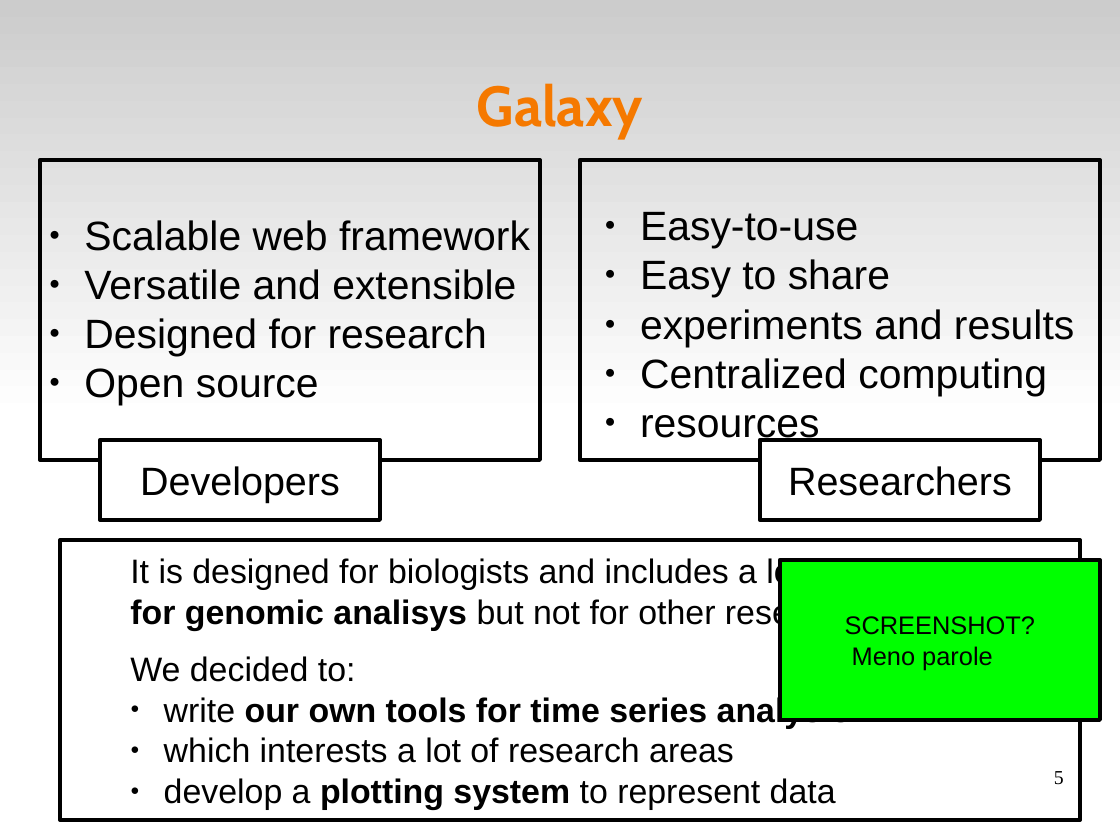
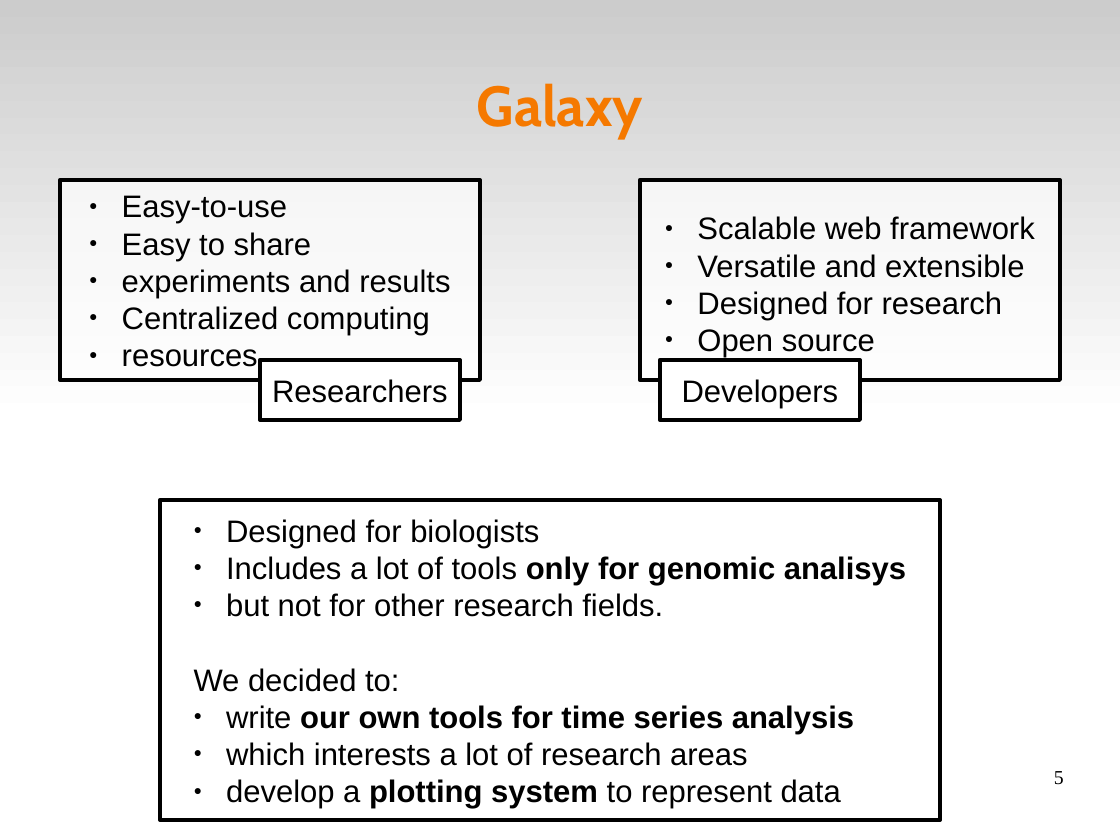
Before and after one commit to volpino/docs-EURAC, a slide deck: slide 5 of presentazione_svizzera.odp. Drawn at 1120x840 pixels with LibreOffice and Linux fonts; fonts in the diff are those of the drawing. Boxes give left, top, right and bottom in pixels: in the first picture for what was removed or moved away, otherwise in the second. Text is boxed around its words. In the diff, an @@ line names an element or a change of style, - is before the commit and + after.

Commit message:
little fixes and A0 format for poster

```diff
--- a/presentazione_svizzera.odp
+++ b/presentazione_svizzera.odp
@@ rectangle "Easy-to-use" at <box>60,180,480,380</box>: size 29 to 22 pt; fill none to #FFFFFF at 70% opacity @@
@@ rectangle "Easy-to-use": place and size @@
-rectangle "Easy-to-use" at <box>580,160,1101,459</box>
+rectangle "Easy-to-use" at <box>60,180,480,380</box>
@@ rectangle "Scalable web framework": place and size @@
-rectangle "Scalable web framework" at <box>40,160,540,459</box>
+rectangle "Scalable web framework" at <box>640,180,1060,380</box>
@@ rectangle "Scalable web framework" at <box>640,180,1060,380</box>: size 29 to 22 pt; fill none to #FFFFFF at 70% opacity @@
@@ rectangle "Researchers" at <box>260,360,460,420</box>: size 28 to 22 pt @@
@@ rectangle "Researchers": place and size @@
-rectangle "Researchers" at <box>760,440,1041,520</box>
+rectangle "Researchers" at <box>260,360,460,420</box>
@@ rectangle "Developers": place and size @@
-rectangle "Developers" at <box>100,440,380,520</box>
+rectangle "Developers" at <box>661,360,861,420</box>
@@ rectangle "Developers" at <box>661,360,861,420</box>: size 28 to 22 pt @@
@@ rectangle "Designed for biologists": place and size @@
-rectangle "Designed for biologists" at <box>60,540,1080,820</box>
+rectangle "Designed for biologists" at <box>160,500,940,820</box>
@@ rectangle "Designed for biologists" at <box>160,500,940,820</box>: fill none to #FFFFFF @@
@@ text in rectangle at <box>226,519,906,617</box>: text changed; size 24 to 22 pt @@
-It is designed for biologists and includes a lot of tools only
-for genomic analisys but not for other research fields.
+● Designed for biologists
+● Includes a lot of tools only for genomic analisys
+● but not for other research fields.
@@ rectangle removed at <box>781,560,1101,720</box> @@
-SCREENSHOT?
-Meno parole
@@ text in rectangle at <box>194,668,854,809</box>: size 24 to 22 pt in "We decided to:", "write our own tools for time series ...", "which interests a lot of research areas", "develop a plotting system to represent data" @@
```
Also in this commit, not shown: 4 other slides changed, 3 other files.
